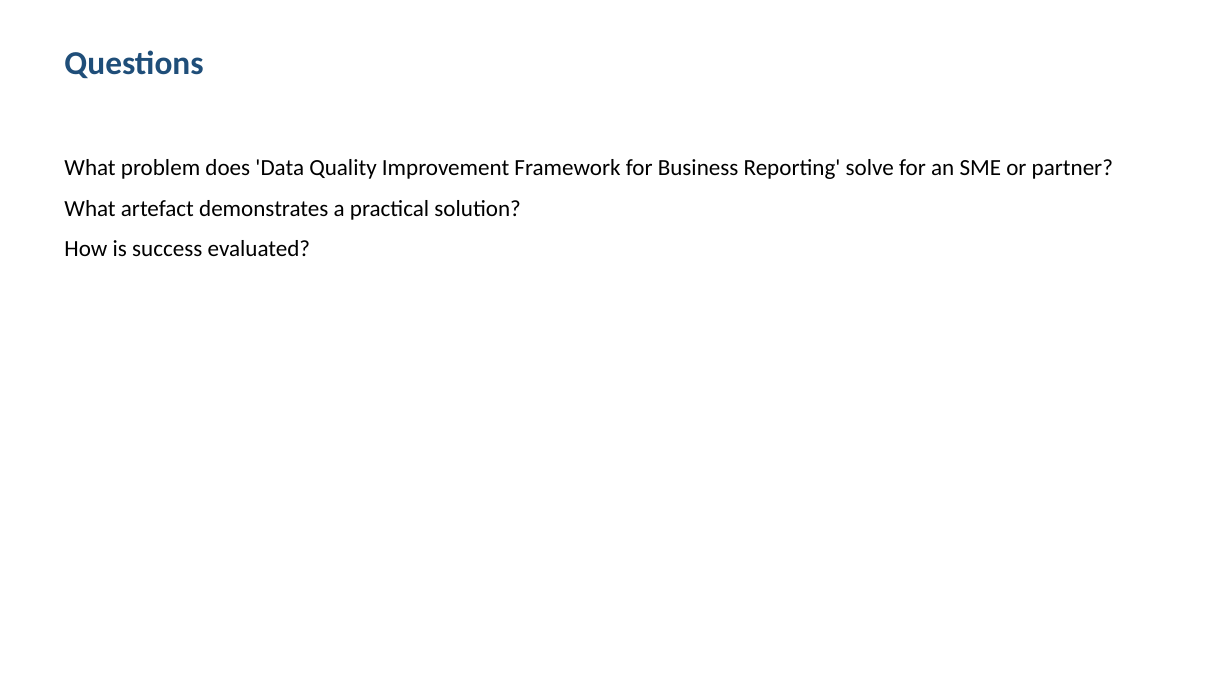
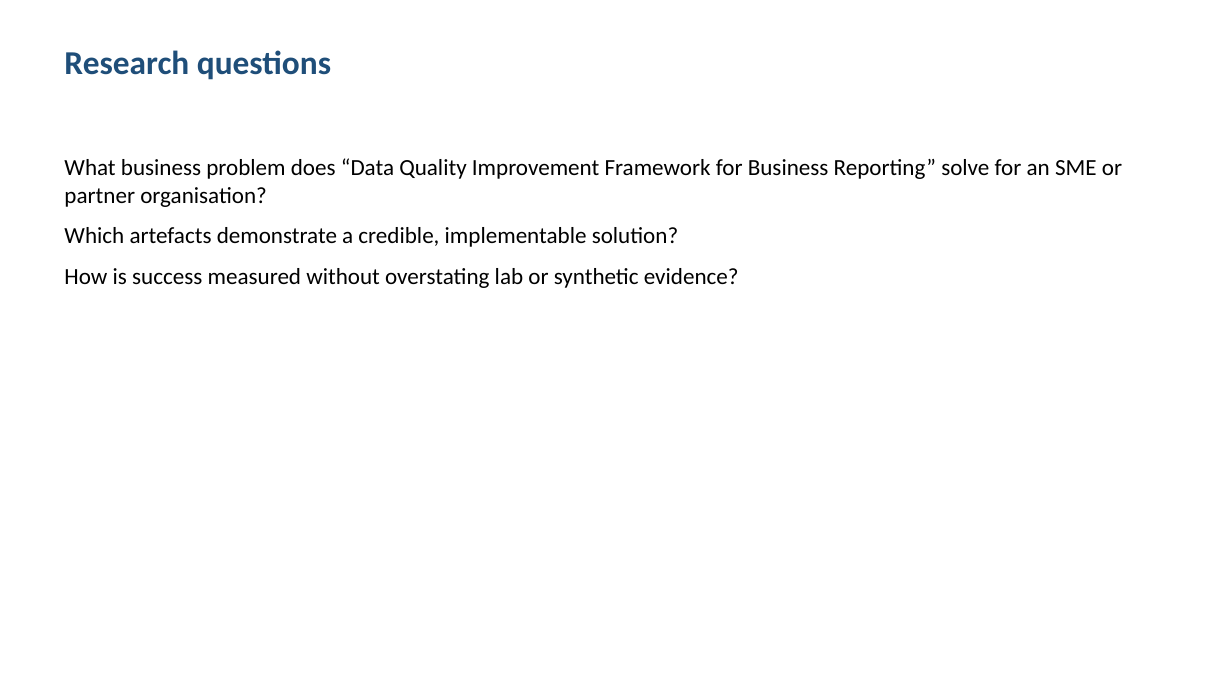
Before and after one commit to shohrabniaz/business-data-quality-framework, a slide deck: slide 2 of Final_Submission/02_Presentation.pptx. Drawn at 1232x693 pixels with LibreOffice and Linux fonts; fonts in the diff are those of the drawing. Boxes give left, top, right and bottom in pixels: in the first picture for what was removed or moved away, otherwise in the second. Text is boxed around its words. In the diff, an @@ line names an element or a change of style, - is before the commit and + after.

```diff
--- a/Final_Submission/02_Presentation.pptx
+++ b/Final_Submission/02_Presentation.pptx
@@ text at (64,50,331,80): text changed @@
-Questions
+Research questions
@@ text at (64,158,1122,288): text changed @@
-What problem does 'Data Quality Improvement Framework for Business Reporting' solve for an SME or partner?
-What artefact demonstrates a practical solution?
-How is success evaluated?
+What business problem does “Data Quality Improvement Framework for Business Reporting” solve for an SME or partner organisation?
+Which artefacts demonstrate a credible, implementable solution?
+How is success measured without overstating lab or synthetic evidence?
```
Also in this commit, not shown: 3 other slides changed, 12 other files.
